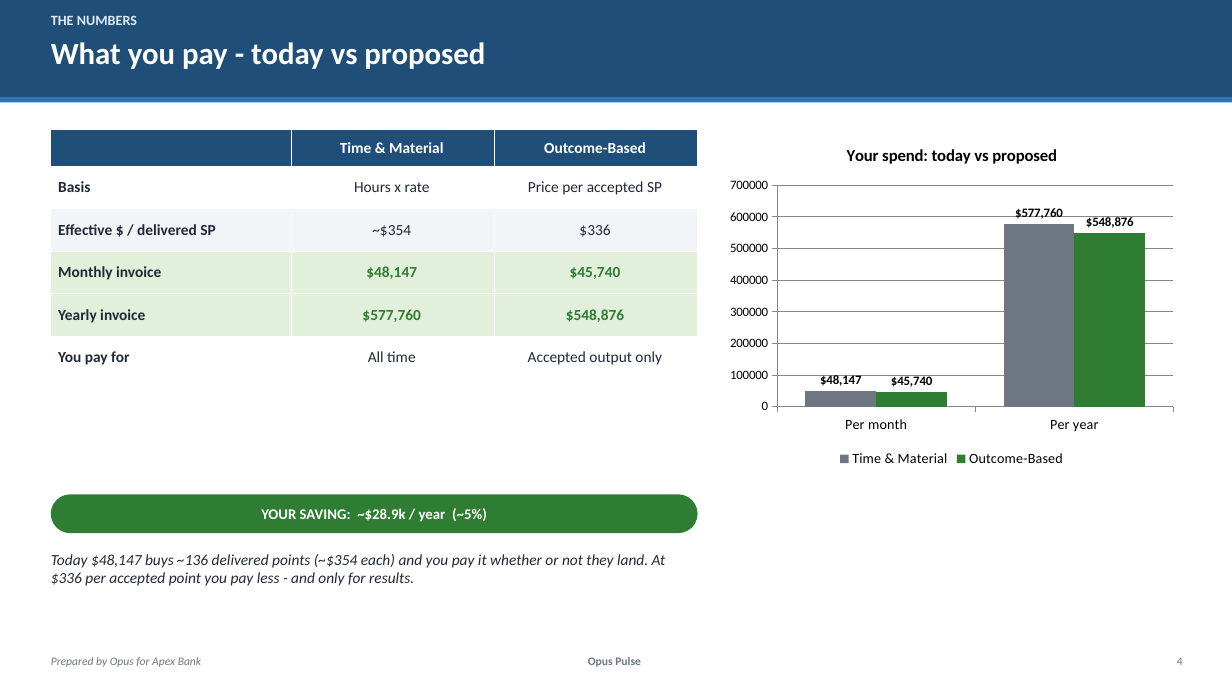
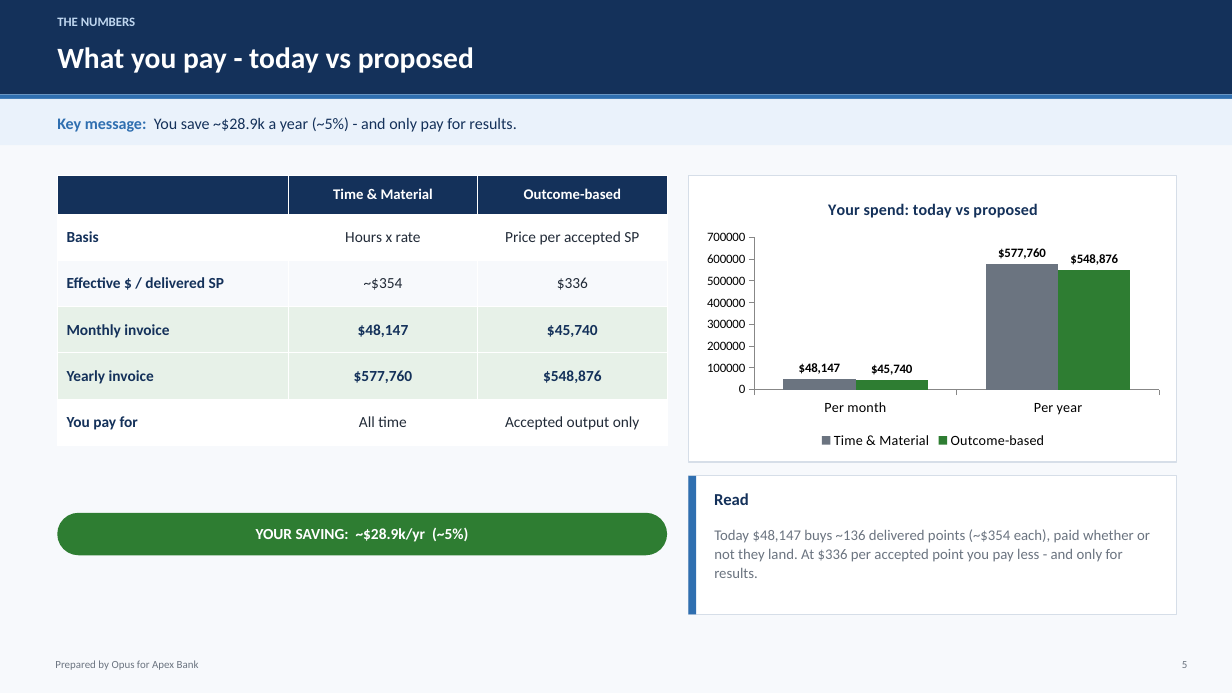
Before and after one commit to nileshpardeshi/opus-pulse, a slide deck: slide 6 of Opus_Pulse_Client_Proposal.pptx (slide 5 before the commit). Drawn at 1232x693 pixels with LibreOffice and Linux fonts; fonts in the diff are those of the drawing. Boxes give left, top, right and bottom in pixels: in the first picture for what was removed or moved away, otherwise in the second. Text is boxed around its words. In the diff, an @@ line names an element or a change of style, - is before the commit and + after.

```diff
--- a/Opus_Pulse_Client_Proposal.pptx
+++ b/Opus_Pulse_Client_Proposal.pptx
@@ rectangle at (0, 0, 1232, 94): fill #1F4E79 to #14315A @@
@@ rectangle added at (0, 0, 1232, 693), fill #F7F9FC @@
@@ text "THE NUMBERS" at (57, 17, 136, 26): size 11 to 10 pt, text colour #DDEBF7 to #BFD6EF @@
@@ text "What you pay - today ..." at (57, 47, 474, 73): size 24 to 23 pt @@
@@ rectangle: place and size @@
-rectangle at (0, 97, 1232, 103)
+rectangle at (0, 94, 1232, 99)
@@ rectangle at (0, 94, 1232, 99): fill #2E75B6 to #2F6FB0 @@
@@ rectangle added at (0, 99, 1232, 145), fill #EAF2FB @@
@@ text added at (57, 117, 516, 132), 12.5 pt, text #14315A @@
+Key message: You save ~$28.9k a year (~5%) - and only pay for results.
@@ table at (57, 176, 667, 445) @@
-row 1, column 3: Outcome-Based
+row 1, column 3: Outcome-based
@@ fill #1F4E79 to #14315A in row 1 @@
@@ fill #F2F4F7 to #F7F9FC in row 3 @@
@@ fill #E2EFDA to #E7F1E8 in 6 cells @@
@@ size 12 to 11.5 pt in "Time & Material" @@
@@ text colour #212937 to #14315A in "Basis", "Effective $ / delivered SP", "Monthly invoice", "Yearly invoice" and 1 more places @@
@@ text colour #212937 to #222B38 in "Hours x rate", "Price per accepted SP", "~$354", "$336" and 2 more places @@
@@ text colour #2E7D32 to #14315A in "$48,147", "$45,740", "$577,760", "$548,876" @@
@@ table: place and size @@
-table at (51, 129, 698, 379)
+table at (57, 176, 667, 445)
@@ rectangle added at (689, 176, 1177, 462), fill #FFFFFF, outline #D6DEE8 1 pt @@
@@ column chart at (698, 185, 1169, 453) @@
@@ colour of Time & Material #6E7781 to #6B7480 @@
-Outcome-Based: 45740, 548876
+Outcome-based: 45740, 548876
@@ value axis changed @@
@@ column chart: place and size @@
-column chart at (721, 129, 1183, 471)
+column chart at (698, 185, 1169, 453)
@@ rectangle added at (689, 476, 1177, 615), fill #FFFFFF, outline #D6DEE8 1 pt @@
@@ rectangle added at (689, 476, 697, 615), fill #2F6FB0 @@
@@ text added at (714, 493, 749, 505), 13 pt, text #14315A, bold @@
+Read
@@ rounded rectangle: place and size @@
-rounded rectangle at (51, 494, 698, 533)
+rounded rectangle at (57, 513, 667, 555)
@@ text at (256, 528, 468, 542): text changed; size 11.5 to 12 pt @@
-YOUR SAVING: ~$28.9k / year (~5%)
+YOUR SAVING: ~$28.9k/yr (~5%)
@@ text at (714, 529, 1150, 578): text changed; size 12 to 11.5 pt; text colour #212937 to #6B7480; italic off @@
-Today $48,147 buys ~136 delivered points (~$354 each) and you pay it whether or not they land. At $336 per accepted point you pay less - and only for results.
+Today $48,147 buys ~136 delivered points (~$354 each), paid whether or not they land. At $336 per accepted point you pay less - and only for results.
@@ text "Prepared by Opus for Apex ..." at (55, 660, 199, 670): size 9 to 8.5 pt, text colour #6E7781 to #6B7480, italic off @@
@@ text removed at (588, 657, 641, 667) @@
-Opus Pulse
@@ text removed at (1177, 657, 1183, 665) @@
-4
@@ text added at (1182, 661, 1188, 668), 8.5 pt, text #6B7480 @@
+5
```
Also in this commit, not shown: 6 other slides changed, 2 slides added, 1 slide removed, 9 other files.
